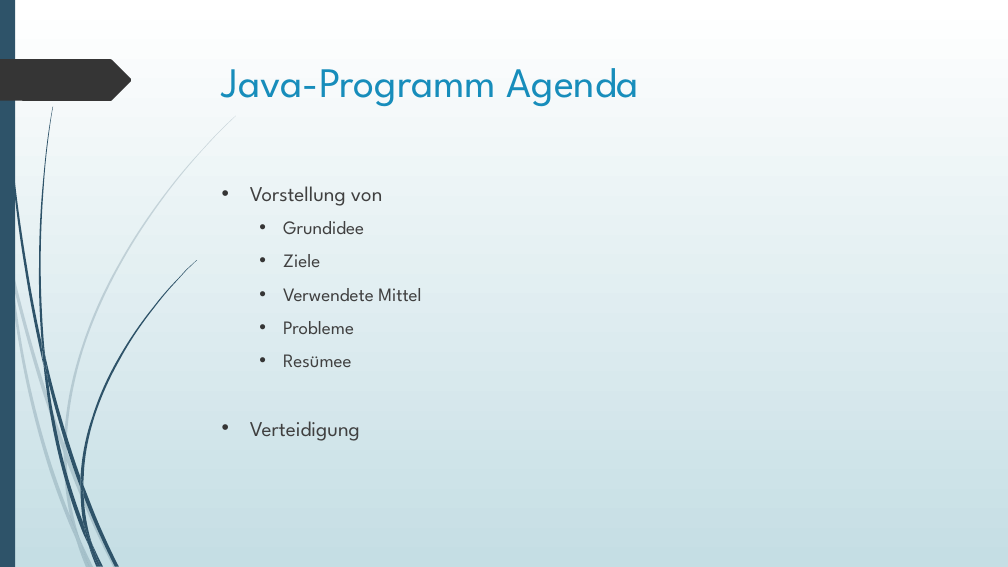
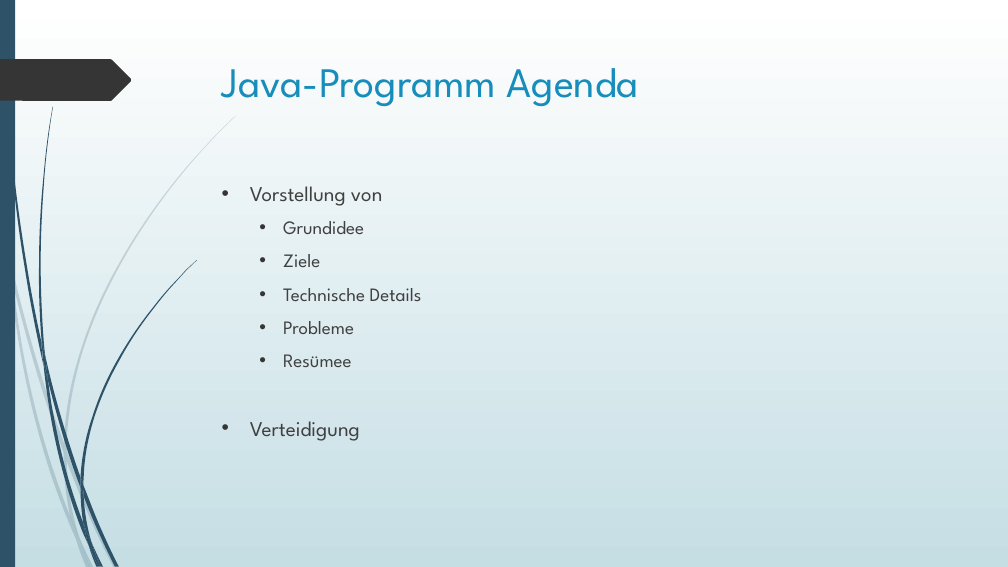
Before and after one commit to Katzenfuetterungsanlage/fuettr_prototype, a slide deck: slide 2 of Diplomarbeit/Powerpoint/Harrer.pptx. Drawn at 1008x567 pixels with LibreOffice and Linux fonts; fonts in the diff are those of the drawing. Boxes give left, top, right and bottom in pixels: in the first picture for what was removed or moved away, otherwise in the second. Text is boxed around its words. In the diff, an @@ line names an element or a change of style, - is before the commit and + after.

Commit message:
Harrer Text und Präsentation

```diff
--- a/Diplomarbeit/Powerpoint/Harrer.pptx
+++ b/Diplomarbeit/Powerpoint/Harrer.pptx
@@ text at (x1=283, y1=288, x2=422, y2=301): text changed @@
-  • Verwendete Mittel
+  • Technische Details
```
Also in this commit, not shown: 1 other slide changed, 1 other file.
